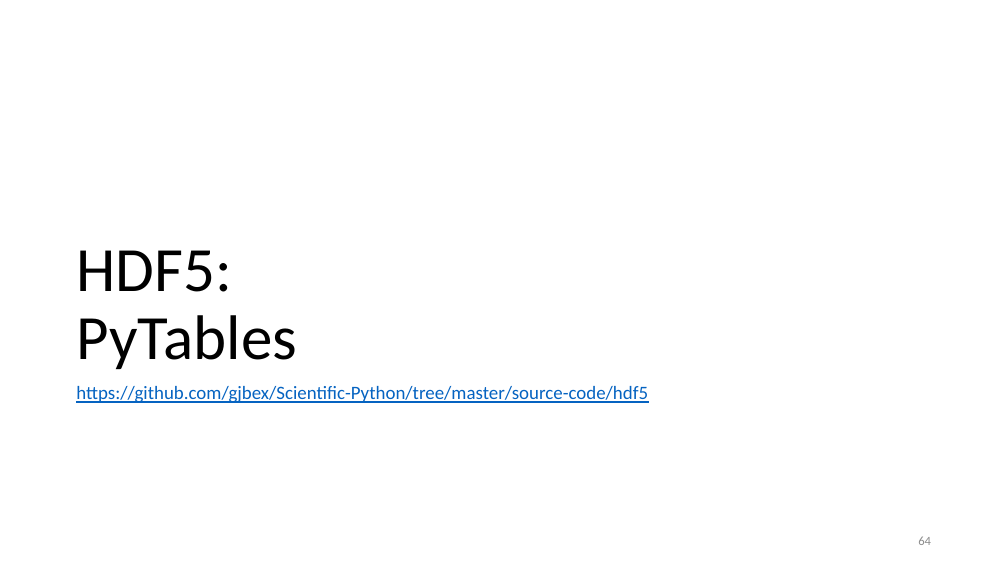
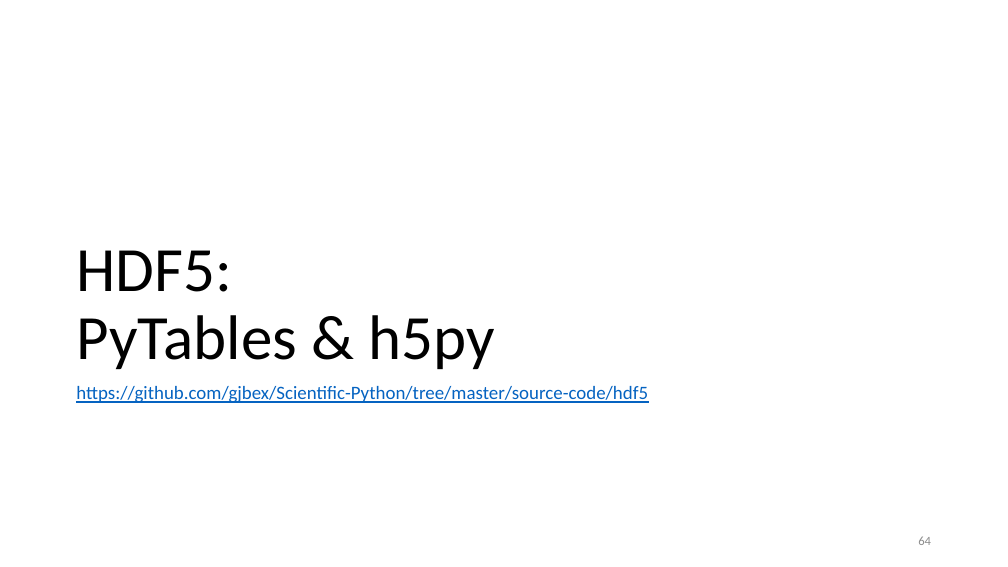
Before and after one commit to gjbex/Scientific-Python, a slide deck: slide 64 of scientific_python.pptx. Drawn at 1008x567 pixels with LibreOffice and Linux fonts; fonts in the diff are those of the drawing. Boxes give left, top, right and bottom in pixels: in the first picture for what was removed or moved away, otherwise in the second. Text is boxed around its words. In the diff, an @@ line names an element or a change of style, - is before the commit and + after.

```diff
--- a/scientific_python.pptx
+++ b/scientific_python.pptx
@@ title at bbox=[76, 250, 495, 369]: text changed @@
-HDF5:
-PyTables
+HDF5:
+PyTables & h5py
```
Also in this commit, not shown: 10 other slides changed, 6 slides added.
